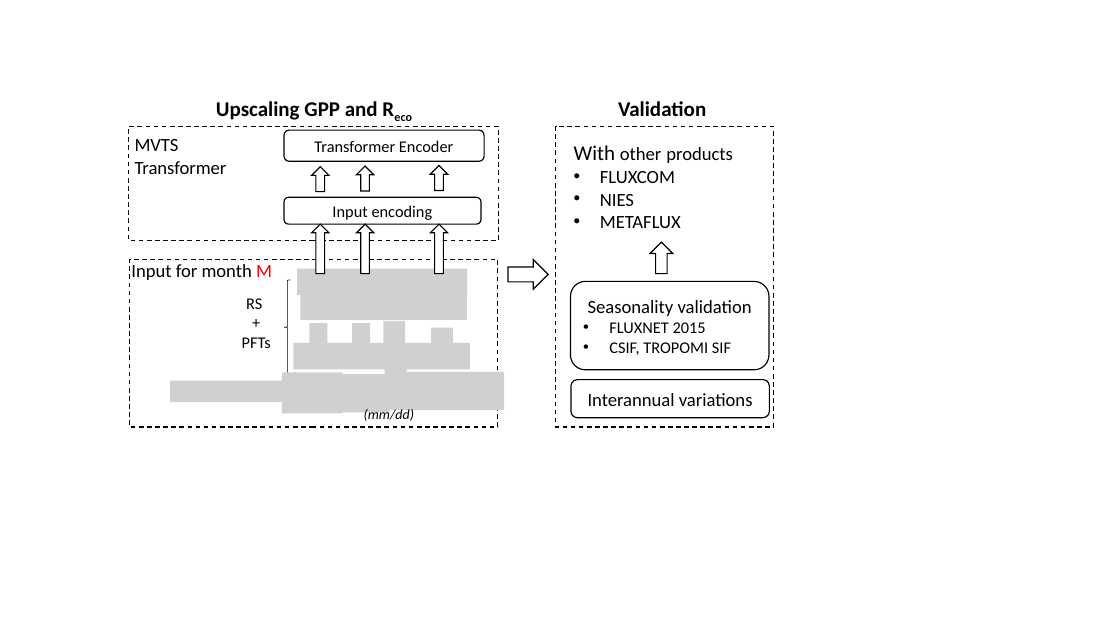
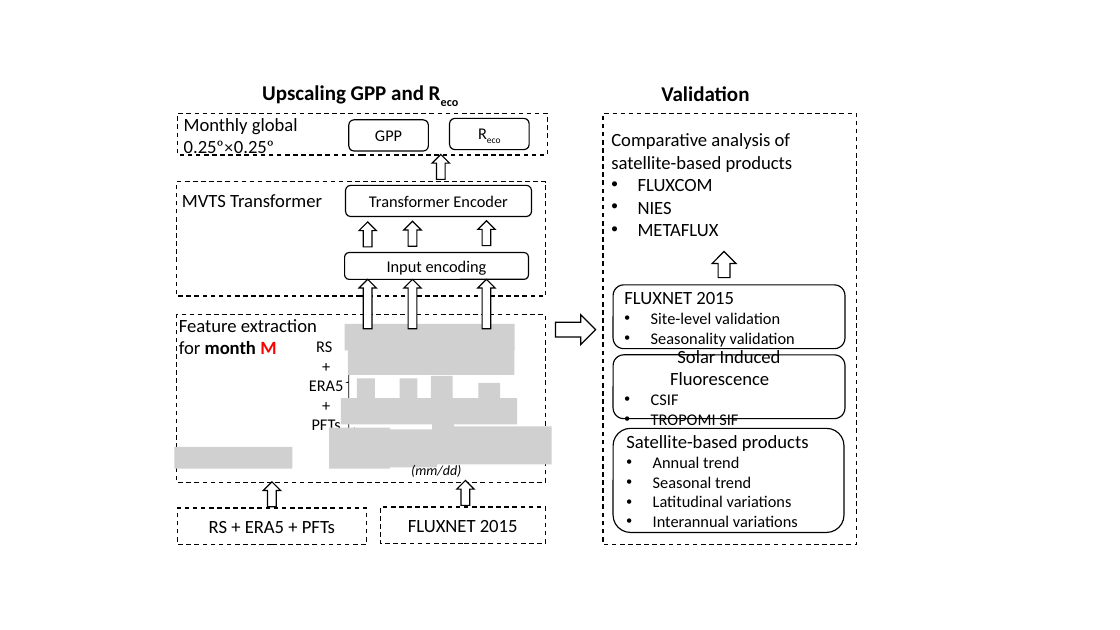
Before and after one commit to anhp95/thesis, a slide deck: slide 1 of ppt/chap7.pptx. Drawn at 1120x630 pixels with LibreOffice and Linux fonts; fonts in the diff are those of the drawing; grey boxes stand for pictures. Boxes give left, top, right and bottom in pixels: in the first picture for what was removed or moved away, otherwise in the second. Text is boxed around its words. In the diff, an @@ line names an element or a change of style, - is before the commit and + after.

```diff
--- a/ppt/chap7.pptx
+++ b/ppt/chap7.pptx
@@ text "Upscaling GPP and Reco": place and size @@
-text "Upscaling GPP and Reco" at (216, 101, 378, 120)
+text "Upscaling GPP and Reco" at (262, 85, 424, 104)
@@ text "Validation": place and size @@
-text "Validation" at (618, 101, 706, 116)
+text "Validation" at (661, 86, 749, 101)
@@ rectangle: place and size @@
-rectangle at (555, 126, 773, 427)
+rectangle at (603, 113, 857, 544)
@@ text "Comparative analysis of satellite-based products": place and size @@
-text "Comparative analysis of satellite-based products" at (574, 145, 733, 228)
+text "Comparative analysis of satellite-based products" at (611, 133, 793, 236)
@@ text at (611, 133, 793, 172): text changed @@
-With other products
+Comparative analysis of satellite-based products
@@ 4 right arrows, 1 picture, 1 rectangle: place and size @@
-4 right arrows, 1 picture, 1 rectangle at (129, 126, 549, 410)
+4 right arrows, 1 picture, 1 rectangle at (176, 181, 596, 465)
@@ text at (182, 194, 322, 207): text changed @@
-MVTS
-Transformer
+MVTS Transformer
@@ rounded rectangle "Transformer Encoder": place and size @@
-rounded rectangle "Transformer Encoder" at (284, 130, 484, 161)
+rounded rectangle "Transformer Encoder" at (345, 186, 531, 217)
@@ 3 right arrows, 1 picture, 1 text, 1 rectangle: place and size @@
-3 right arrows, 1 picture, 1 text, 1 rectangle at (129, 167, 498, 427)
+3 right arrows, 1 picture, 1 text, 1 rectangle at (177, 222, 546, 482)
@@ rounded rectangle "Input encoding": place and size @@
-rounded rectangle "Input encoding" at (284, 197, 481, 224)
+rounded rectangle "Input encoding" at (344, 253, 528, 280)
@@ right arrow: place and size @@
-right arrow at (651, 242, 673, 273)
+right arrow at (712, 252, 736, 278)
@@ group added at (175, 113, 845, 544): 10 pictures, 3 rectangles, 3 right arrows, 3 rounded rectangles, 1 text @@
+RS + ERA5 + PFTs
+FLUXNET 2015
+GPP
+Reco
+Monthly global 0.25°×0.25°
+FLUXNET 2015
+• Site-level validation
+• Seasonality validation
@@ text at (179, 319, 317, 354): text changed @@
-Input for month M
+Feature extraction
+for month M
@@ text "RS": place and size @@
-text "RS" at (242, 298, 271, 348)
+text "RS" at (309, 341, 344, 435)
@@ right brace: place and size @@
-right brace at (284, 280, 291, 375)
+right brace at (345, 335, 352, 430)
@@ rounded rectangle "Solar Induced Fluorescence": place and size @@
-rounded rectangle "Solar Induced Fluorescence" at (571, 281, 769, 370)
+rounded rectangle "Solar Induced Fluorescence" at (613, 355, 845, 418)
@@ text in rounded rectangle at (670, 348, 781, 385): text changed; size 14 to 16 pt @@
-Seasonality validation
-• FLUXNET 2015
-• CSIF, TROPOMI SIF
+Solar Induced Fluorescence
+• CSIF
+• TROPOMI SIF
@@ text at (309, 380, 344, 391): paragraphs added @@
+ERA5
++
@@ group removed at (171, 269, 470, 413): 10 pictures @@
@@ right brace: place and size @@
-right brace at (295, 373, 470, 380)
+right brace at (355, 428, 518, 434)
@@ rounded rectangle "Satellite-based products": place and size @@
-rounded rectangle "Satellite-based products" at (571, 380, 770, 418)
+rounded rectangle "Satellite-based products" at (613, 429, 844, 533)
@@ text in rounded rectangle at (626, 435, 809, 507): paragraphs added @@
+Satellite-based products
+• Annual trend
+• Seasonal trend
+• Latitudinal variations
@@ text in rounded rectangle at (653, 515, 798, 527): size 16 to 14 pt in "Interannual variations"; alignment centre to left; bullet none to • @@
```
Also in this commit, not shown: 19 other files.
